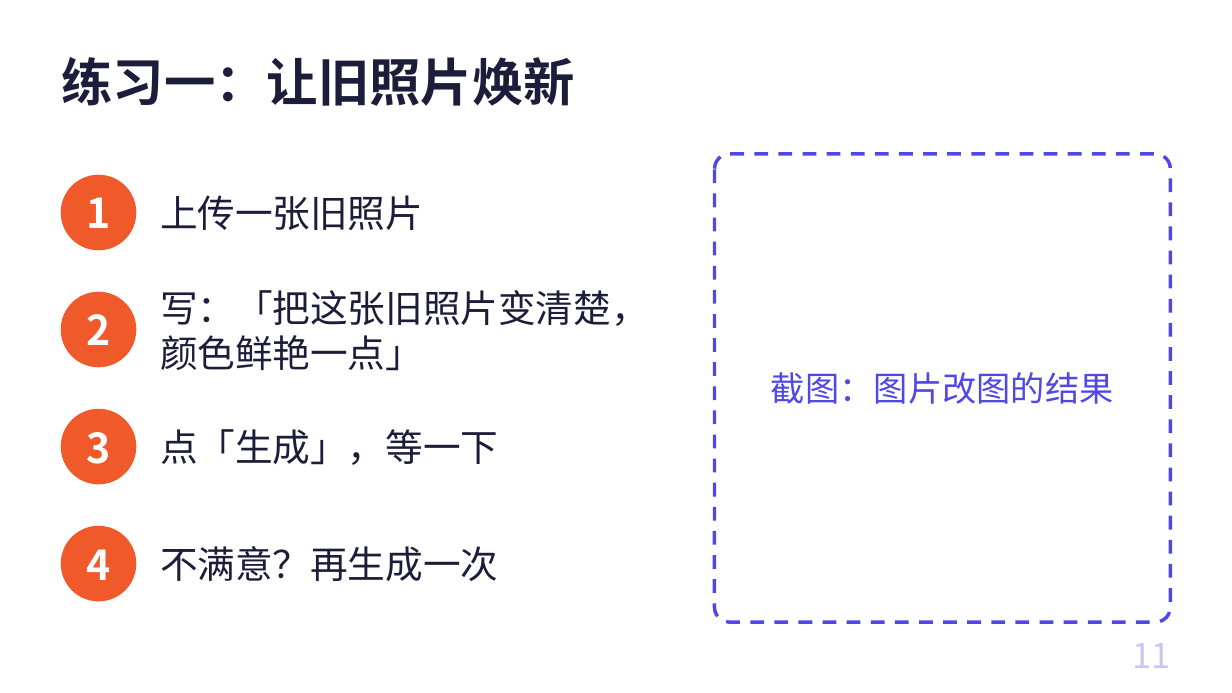
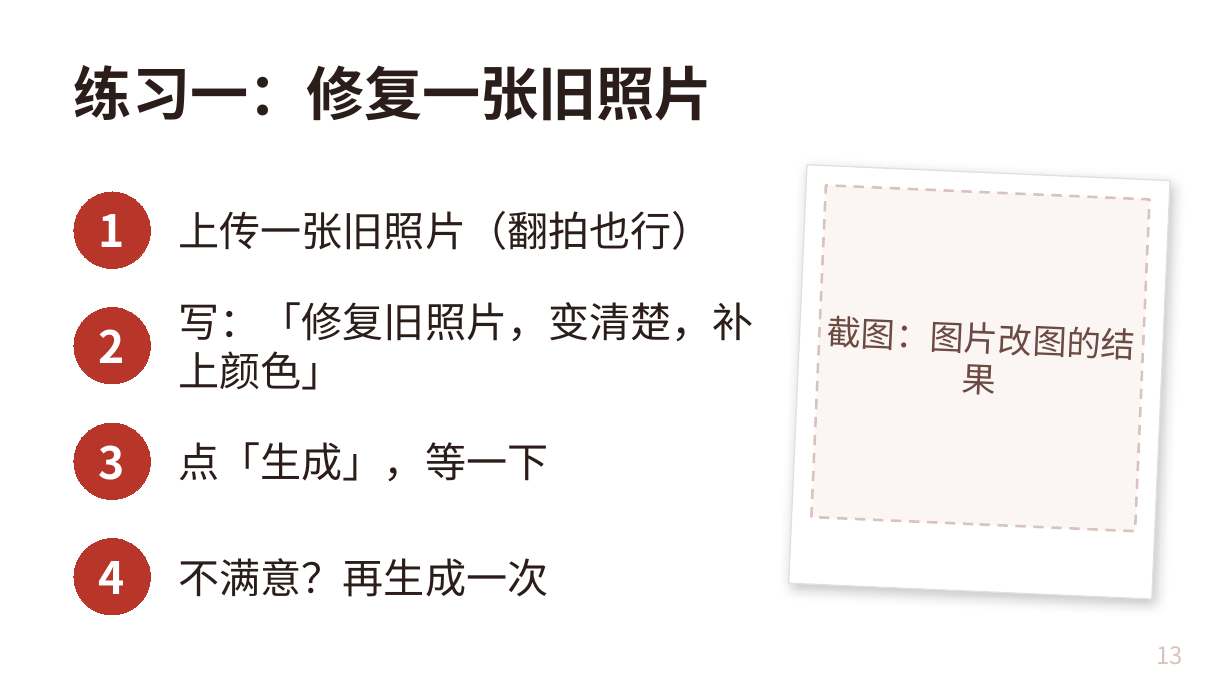
Before and after one commit to freyhuang-11/thinknova-memory, a slide deck: slide 13 of courses/CC长者课_AI情绪焕新/AI情绪焕新_长者课.pptx (slide 11 before the commit). Drawn at 1232x693 pixels with LibreOffice and Linux fonts; fonts in the diff are those of the drawing. Boxes give left, top, right and bottom in pixels: in the first picture for what was removed or moved away, otherwise in the second. Text is boxed around its words. In the diff, an @@ line names an element or a change of style, - is before the commit and + after.

```diff
--- a/courses/CC长者课_AI情绪焕新/AI情绪焕新_长者课.pptx
+++ b/courses/CC长者课_AI情绪焕新/AI情绪焕新_长者课.pptx
@@ title at (x1=74, y1=65, x2=713, y2=121): text changed; size 30 to 34 pt; text colour #1C1D3A to #2B1D1A @@
-练习一：让旧照片焕新
+练习一：修复一张旧照片
@@ ellipse removed at (x1=62, y1=176, x2=136, y2=250) @@
@@ rounded rectangle removed at (x1=715, y1=154, x2=1170, y2=622) @@
@@ rectangle added at (x1=788, y1=165, x2=1170, y2=599), fill #FFFFFF, outline #E9DDD8 0.75 pt @@
@@ size 24 to 26 pt; fill none to #B8352A; outline none to #B8352A 0.75 pt in 4 elements at (x1=74, y1=538, x2=150, y2=615), (x1=74, y1=423, x2=150, y2=499), (x1=74, y1=308, x2=150, y2=384), (x1=74, y1=192, x2=150, y2=269) @@
@@ 3 ellipses moved together from (x1=86, y1=197, x2=110, y2=464) to (x1=74, y1=192, x2=150, y2=499) @@
@@ rectangle "截图：图片改图的结果" at (x1=811, y1=185, x2=1149, y2=532): text colour #5048E5 to #6B4A42; fill none to #FBF6F4; outline none to #D9C3BC 1.5 pt dashed; rotation 0 to 2 degrees @@
@@ text at (x1=179, y1=211, x2=713, y2=250): text changed; size 22 to 24 pt; text colour #1C1D3A to #2B1D1A @@
-上传一张旧照片
+上传一张旧照片（翻拍也行）
@@ ellipse removed at (x1=62, y1=293, x2=136, y2=367) @@
@@ text at (x1=179, y1=302, x2=754, y2=390): text changed; size 22 to 24 pt; text colour #1C1D3A to #2B1D1A @@
-写：「把这张旧照片变清楚，颜色鲜艳一点」
+写：「修复旧照片，变清楚，补上颜色」
@@ ellipse removed at (x1=62, y1=410, x2=136, y2=484) @@
@@ text "点「生成」，等一下" at (x1=179, y1=442, x2=549, y2=482): size 22 to 24 pt, text colour #1C1D3A to #2B1D1A @@
@@ text "点「生成」，等一下" moved from (x1=160, y1=429, x2=498, y2=465) to (x1=179, y1=442, x2=549, y2=482) @@
@@ ellipse removed at (x1=62, y1=527, x2=136, y2=601) @@
@@ ellipse "4" resized from (x1=86, y1=549, x2=110, y2=580) to (x1=74, y1=538, x2=150, y2=615) @@
@@ text "不满意？再生成一次" moved from (x1=160, y1=546, x2=498, y2=581) to (x1=179, y1=558, x2=549, y2=597) @@
@@ text "不满意？再生成一次" at (x1=179, y1=558, x2=549, y2=597): size 22 to 24 pt, text colour #1C1D3A to #2B1D1A @@
@@ page number removed at (x1=1132, y1=643, x2=1170, y2=668) @@
-11
@@ page number added at (x1=1156, y1=646, x2=1183, y2=664), 14 pt, text #D9C3BC @@
+13
```
Also in this commit, not shown: 26 other slides changed, 7 slides added, 4 slides removed, 8 other files.
